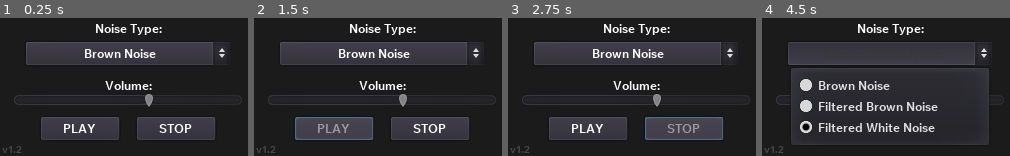
Above: before the commit, frames 1-4 (left to right).
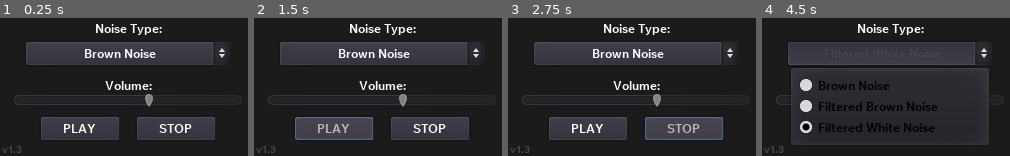
Above: after the commit, the same moments.

Repository: stixc/staticnoizer
Game: Godot game, scene res://app.tscn
Two runs of this game, one before a commit and one after it. Both use one fixed random seed, a clock stepped at 60 frames per second and the inputs below.
Inputs:
- Up to frame 1 (0.25 s): no input
- Up to frame 2 (1.5 s): click "PLAY" at 0.5 s; click "PLAY" at 1.25 s
- Up to frame 3 (2.75 s): click "STOP" at 2 s
- Up to frame 4 (4.5 s): click "Brown Noise" at 2.75 s; click "STOP" at 3.5 s; click "Filtered White Noise" at 4.25 s

The runs differ from the first frame. In frame 1, less than 0.1% of the frame differs, in the area x 7-9%, y 94-98%; in frame 2, 0.2%; in frame 3, 0.2%; in frame 4, 4.4%, in the area x 7-71%, y 45-98%.

Commit message:
UI Tweaks + Icon Change

Diff:
--- a/app.tscn
+++ b/app.tscn
@@ -122,7 +122,7 @@
 theme = ExtResource( 2 )
 custom_colors/font_color = Color( 1, 1, 1, 0.2 )
 custom_fonts/font = SubResource( 1 )
-text = "v1.2"
+text = "v1.3"
 
 [connection signal="button_up" from="Play" to="." method="_on_Play_button_up"]
 [connection signal="button_up" from="Stop" to="." method="_on_Stop_button_up"]
--- a/theme.tres
+++ b/theme.tres
@@ -10,13 +10,127 @@
 [resource]
 default_font = SubResource( 1 )
 Button/colors/font_color = Color( 1, 1, 1, 1 )
-Button/colors/font_color_disabled = Color( 0.9, 0.9, 0.9, 0.2 )
-Button/colors/font_color_focus = Color( 0.94, 0.94, 0.94, 1 )
-Button/colors/font_color_hover = Color( 0.611765, 0.611765, 0.611765, 1 )
-Button/colors/font_color_pressed = Color( 0.219608, 0.219608, 0.219608, 1 )
+Button/colors/font_color_disabled = Color( 0.423529, 0.423529, 0.423529, 1 )
+Button/colors/font_color_focus = Color( 0.784314, 0.784314, 0.784314, 1 )
+Button/colors/font_color_hover = Color( 0.741176, 0.741176, 0.741176, 1 )
+Button/colors/font_color_pressed = Color( 0.188235, 0.188235, 0.188235, 1 )
 Button/constants/hseparation = 2
 Button/styles/disabled = null
 Button/styles/focus = null
 Button/styles/hover = null
 Button/styles/normal = null
 Button/styles/pressed = null
+CheckBox/colors/font_color = Color( 0, 0, 0, 1 )
+CheckBox/colors/font_color_disabled = Color( 0, 0, 0, 1 )
+CheckBox/colors/font_color_focus = Color( 0, 0, 0, 1 )
+CheckBox/colors/font_color_hover = Color( 0, 0, 0, 1 )
+CheckBox/colors/font_color_hover_pressed = Color( 0, 0, 0, 1 )
+CheckBox/colors/font_color_pressed = Color( 0, 0, 0, 1 )
+CheckButton/colors/font_color = Color( 0, 0, 0, 1 )
+CheckButton/colors/font_color_disabled = Color( 0, 0, 0, 1 )
+CheckButton/colors/font_color_focus = Color( 0, 0, 0, 1 )
+CheckButton/colors/font_color_hover = Color( 0, 0, 0, 1 )
+CheckButton/colors/font_color_hover_pressed = Color( 0, 0, 0, 1 )
+CheckButton/colors/font_color_pressed = Color( 0, 0, 0, 1 )
+ColorPickerButton/colors/font_color = Color( 0, 0, 0, 1 )
+ColorPickerButton/colors/font_color_disabled = Color( 0, 0, 0, 1 )
+ColorPickerButton/colors/font_color_focus = Color( 0, 0, 0, 1 )
+ColorPickerButton/colors/font_color_hover = Color( 0, 0, 0, 1 )
+ColorPickerButton/colors/font_color_pressed = Color( 0, 0, 0, 1 )
+FileDialog/colors/file_icon_modulate = Color( 0, 0, 0, 1 )
+FileDialog/colors/files_disabled = Color( 0, 0, 0, 1 )
+FileDialog/colors/folder_icon_modulate = Color( 0, 0, 0, 1 )
+GraphEdit/colors/activity = Color( 0, 0, 0, 1 )
+GraphEdit/colors/grid_major = Color( 0, 0, 0, 1 )
+GraphEdit/colors/grid_minor = Color( 0, 0, 0, 1 )
+GraphEdit/colors/selection_fill = Color( 0, 0, 0, 1 )
+GraphEdit/colors/selection_stroke = Color( 0, 0, 0, 1 )
+GraphEditMinimap/colors/resizer_color = Color( 0, 0, 0, 1 )
+GraphNode/colors/close_color = Color( 0, 0, 0, 1 )
+GraphNode/colors/resizer_color = Color( 0, 0, 0, 1 )
+GraphNode/colors/title_color = Color( 0, 0, 0, 1 )
+ItemList/colors/font_color = Color( 0, 0, 0, 1 )
+ItemList/colors/font_color_selected = Color( 0, 0, 0, 1 )
+ItemList/colors/guide_color = Color( 0, 0, 0, 1 )
+Label/colors/font_color = Color( 1, 1, 1, 1 )
+Label/colors/font_color_shadow = Color( 0, 0, 0, 0 )
+Label/colors/font_outline_modulate = Color( 0, 0, 0, 1 )
+LineEdit/colors/clear_button_color = Color( 0, 0, 0, 1 )
+LineEdit/colors/clear_button_color_pressed = Color( 0, 0, 0, 1 )
+LineEdit/colors/cursor_color = Color( 0, 0, 0, 1 )
+LineEdit/colors/font_color = Color( 0, 0, 0, 1 )
+LineEdit/colors/font_color_selected = Color( 0, 0, 0, 1 )
+LineEdit/colors/font_color_uneditable = Color( 0, 0, 0, 1 )
+LineEdit/colors/selection_color = Color( 0, 0, 0, 1 )
+LinkButton/colors/font_color = Color( 0, 0, 0, 1 )
+LinkButton/colors/font_color_focus = Color( 0, 0, 0, 1 )
+LinkButton/colors/font_color_hover = Color( 0, 0, 0, 1 )
+LinkButton/colors/font_color_pressed = Color( 0, 0, 0, 1 )
+MenuButton/colors/font_color = Color( 1, 1, 1, 1 )
+MenuButton/colors/font_color_disabled = Color( 0.282353, 0.282353, 0.282353, 1 )
+MenuButton/colors/font_color_focus = Color( 0.654902, 0.654902, 0.654902, 1 )
+MenuButton/colors/font_color_hover = Color( 0.623529, 0.623529, 0.623529, 1 )
+MenuButton/colors/font_color_pressed = Color( 0.376471, 0.376471, 0.376471, 1 )
+OptionButton/colors/font_color = Color( 1, 1, 1, 1 )
+OptionButton/colors/font_color_disabled = Color( 0.278431, 0.278431, 0.278431, 1 )
+OptionButton/colors/font_color_focus = Color( 0.65098, 0.65098, 0.65098, 1 )
+OptionButton/colors/font_color_hover = Color( 0.709804, 0.709804, 0.709804, 1 )
+OptionButton/colors/font_color_pressed = Color( 0.278431, 0.278431, 0.278431, 1 )
+PopupMenu/colors/font_color = Color( 0, 0, 0, 1 )
+PopupMenu/colors/font_color_accel = Color( 0, 0, 0, 1 )
+PopupMenu/colors/font_color_disabled = Color( 0, 0, 0, 1 )
+PopupMenu/colors/font_color_hover = Color( 0, 0, 0, 1 )
+PopupMenu/colors/font_color_separator = Color( 0, 0, 0, 1 )
+ProgressBar/colors/font_color = Color( 0, 0, 0, 1 )
+ProgressBar/colors/font_color_shadow = Color( 0, 0, 0, 1 )
+RichTextLabel/colors/default_color = Color( 0, 0, 0, 1 )
+RichTextLabel/colors/font_color_selected = Color( 0, 0, 0, 1 )
+RichTextLabel/colors/font_color_shadow = Color( 0, 0, 0, 1 )
+RichTextLabel/colors/selection_color = Color( 0, 0, 0, 1 )
+TabContainer/colors/font_color_bg = Color( 0, 0, 0, 1 )
+TabContainer/colors/font_color_disabled = Color( 0, 0, 0, 1 )
+TabContainer/colors/font_color_fg = Color( 0, 0, 0, 1 )
+Tabs/colors/font_color_bg = Color( 0, 0, 0, 1 )
+Tabs/colors/font_color_disabled = Color( 0, 0, 0, 1 )
+Tabs/colors/font_color_fg = Color( 0, 0, 0, 1 )
+TextEdit/colors/background_color = Color( 0, 0, 0, 1 )
+TextEdit/colors/bookmark_color = Color( 0, 0, 0, 1 )
+TextEdit/colors/brace_mismatch_color = Color( 0, 0, 0, 1 )
+TextEdit/colors/breakpoint_color = Color( 0, 0, 0, 1 )
+TextEdit/colors/caret_background_color = Color( 0, 0, 0, 1 )
+TextEdit/colors/caret_color = Color( 0, 0, 0, 1 )
+TextEdit/colors/code_folding_color = Color( 0, 0, 0, 1 )
+TextEdit/colors/completion_background_color = Color( 0, 0, 0, 1 )
+TextEdit/colors/completion_existing_color = Color( 0, 0, 0, 1 )
+TextEdit/colors/completion_font_color = Color( 0, 0, 0, 1 )
+TextEdit/colors/completion_scroll_color = Color( 0, 0, 0, 1 )
+TextEdit/colors/completion_selected_color = Color( 0, 0, 0, 1 )
+TextEdit/colors/current_line_color = Color( 0, 0, 0, 1 )
+TextEdit/colors/executing_line_color = Color( 0, 0, 0, 1 )
+TextEdit/colors/font_color = Color( 0, 0, 0, 1 )
+TextEdit/colors/font_color_readonly = Color( 0, 0, 0, 1 )
+TextEdit/colors/font_color_selected = Color( 0, 0, 0, 1 )
+TextEdit/colors/function_color = Color( 0, 0, 0, 1 )
+TextEdit/colors/line_number_color = Color( 0, 0, 0, 1 )
+TextEdit/colors/mark_color = Color( 0, 0, 0, 1 )
+TextEdit/colors/member_variable_color = Color( 0, 0, 0, 1 )
+TextEdit/colors/number_color = Color( 0, 0, 0, 1 )
+TextEdit/colors/safe_line_number_color = Color( 0, 0, 0, 1 )
+TextEdit/colors/selection_color = Color( 0, 0, 0, 1 )
+TextEdit/colors/symbol_color = Color( 0, 0, 0, 1 )
+TextEdit/colors/word_highlighted_color = Color( 0, 0, 0, 1 )
+ToolButton/colors/font_color = Color( 0, 0, 0, 1 )
+ToolButton/colors/font_color_disabled = Color( 0, 0, 0, 1 )
+ToolButton/colors/font_color_focus = Color( 0, 0, 0, 1 )
+ToolButton/colors/font_color_hover = Color( 0, 0, 0, 1 )
+ToolButton/colors/font_color_pressed = Color( 0, 0, 0, 1 )
+TooltipLabel/colors/font_color = Color( 0, 0, 0, 1 )
+TooltipLabel/colors/font_color_shadow = Color( 0, 0, 0, 1 )
+Tree/colors/custom_button_font_highlight = Color( 0, 0, 0, 1 )
+Tree/colors/drop_position_color = Color( 0, 0, 0, 1 )
+Tree/colors/font_color = Color( 1, 1, 1, 1 )
+Tree/colors/font_color_selected = Color( 0.662745, 0.662745, 0.662745, 1 )
+Tree/colors/guide_color = Color( 0.67451, 0.67451, 0.67451, 1 )
+Tree/colors/relationship_line_color = Color( 0.443137, 0.443137, 0.443137, 1 )
+Tree/colors/title_button_color = Color( 0.607843, 0.607843, 0.607843, 1 )
+WindowDialog/colors/title_color = Color( 0, 0, 0, 1 )
Binary file changed: icon.ico
Binary file changed: icon.png
